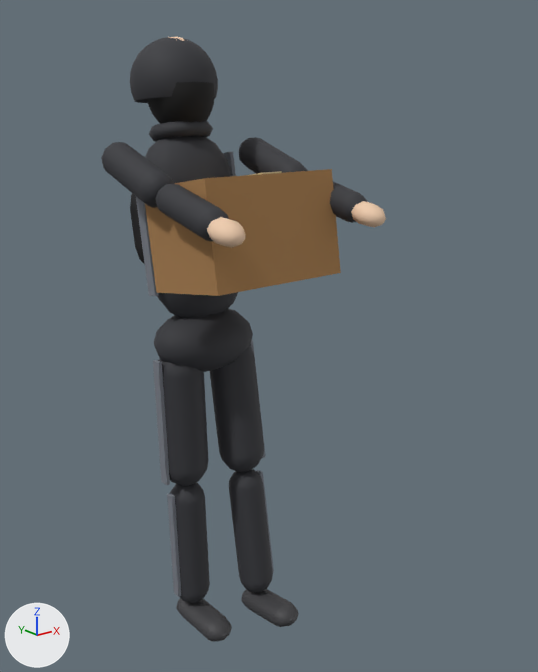
One commit to the glTF model city-hold/public/models/placeholder/char_looter_05_hoodie_backpack_walking.glb: the scene before it, then after it.
Rendered twice from a 50 mm camera at (-1.213, -1.835, 1.586) aimed at (0.073, -0.227, 0.943). Every picture has the same lights, and +X, +Y and +Z are marked at lower left. The first picture is the older version. Both versions are drawn at frame 32 of the action 'held'; the numbers are the values there.
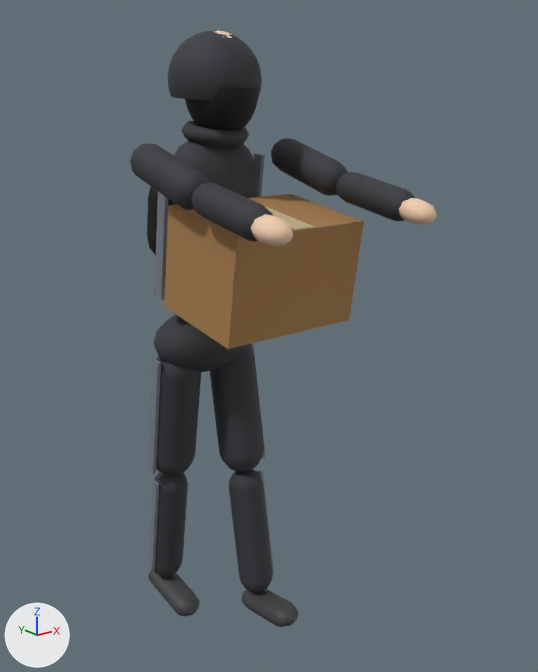
Not drawn themselves, but carrying or shaping drawn objects: ob_legl, ob_torso, ob_head, ob_arml, ob_armr.

Where the change shows, as pixel boxes [x1, y1, x2, y2] in the pictures (538 x 672 px):
```json
{"object": "Mesh_15", "change": "turned", "before": [145, 169, 341, 296], "after": [164, 194, 364, 349]}
{"object": "Mesh_10", "change": "turned", "before": [130, 37, 218, 103], "after": [168, 30, 262, 101]}
{"object": "Mesh_5", "change": "turned", "before": [145, 136, 238, 318], "after": [166, 140, 259, 318]}
{"object": "Mesh_2", "change": "turned", "before": [170, 482, 210, 603], "after": [153, 472, 188, 576]}
{"object": "Mesh_1", "change": "turned", "before": [158, 358, 208, 486], "after": [156, 356, 201, 475]}
{"object": "Mesh_12", "change": "turned", "before": [101, 142, 174, 208], "after": [130, 144, 209, 210]}
{"object": "Mesh_13", "change": "turned", "before": [156, 184, 229, 242], "after": [192, 183, 273, 241]}
{"object": "Mesh_11", "change": "turned", "before": [147, 82, 215, 124], "after": [185, 87, 258, 131]}
{"object": "Mesh_12.001", "change": "turned", "before": [239, 137, 308, 174], "after": [271, 138, 348, 196]}
{"object": "Mesh_13.001", "change": "turned", "before": [330, 182, 367, 223], "after": [336, 172, 415, 221]}
{"object": "Mesh_3", "change": "turned", "before": [176, 598, 232, 641], "after": [148, 570, 200, 617]}
{"object": "Mesh_4.004", "change": "turned", "before": [136, 197, 159, 296], "after": [154, 191, 169, 300]}
{"object": "Mesh_14", "change": "turned", "before": [207, 217, 245, 248], "after": [251, 214, 293, 247]}
{"object": "Mesh_4.001", "change": "turned", "before": [153, 360, 170, 485], "after": [148, 358, 161, 474]}
{"object": "Mesh_8", "change": "turned", "before": [149, 121, 213, 142], "after": [181, 121, 249, 146]}
{"object": "Mesh_4", "change": "turned", "before": [167, 493, 181, 597], "after": [148, 479, 159, 571]}
{"object": "Mesh_14.001", "change": "turned", "before": [351, 201, 386, 227], "after": [399, 198, 437, 225]}
{"object": "Mesh_6", "change": "turned", "before": [130, 193, 145, 264], "after": [147, 187, 158, 256]}
{"object": "Mesh_4.005", "change": "turned", "before": [223, 151, 236, 176], "after": [254, 153, 265, 197]}
{"object": "Mesh_16", "change": "turned", "before": [251, 171, 282, 175], "after": [265, 206, 314, 231]}
{"object": "Mesh_9", "change": "turned", "before": [170, 37, 184, 41], "after": [214, 30, 232, 38], "on screen": "mostly hidden"}
```

The change, as JSON lines over the scene's bpy script:
```json
{"op": "set", "path": "ob_legl.rotation_euler", "old": "(-0.0409, 0.0, 0.0)", "new": "(0.165, 0.0, 0.0)", "note": "degrees (-2.3, 0, 0) -> degrees (9.5, 0, 0)"}
{"op": "set", "path": "ob_torso.rotation_euler", "old": "(-0.165, 0.0, 0.0)", "new": "(0.15, 0.0, 0.0)", "note": "degrees (-9.5, 0, 0) -> degrees (8.6, 0, 0)"}
{"op": "set", "path": "ob_head.rotation_euler", "old": "(0.0825, 0.0, 0.0)", "new": "(-0.075, 0.0, 0.0)", "note": "degrees (4.7, 0, 0) -> degrees (-4.3, 0, 0)"}
{"op": "set", "path": "ob_arml.rotation_euler", "old": "(-1.09, 0.0, 0.0)", "new": "(-1.45, 0.0, 0.0)", "note": "degrees (-62, 0, 0) -> degrees (-83, 0, 0)"}
{"op": "set", "path": "ob_armr.rotation_euler", "old": "(-1.09, 0.0, 0.0)", "new": "(-1.45, 0.0, 0.0)", "note": "degrees (-62, 0, 0) -> degrees (-83, 0, 0)"}
```
